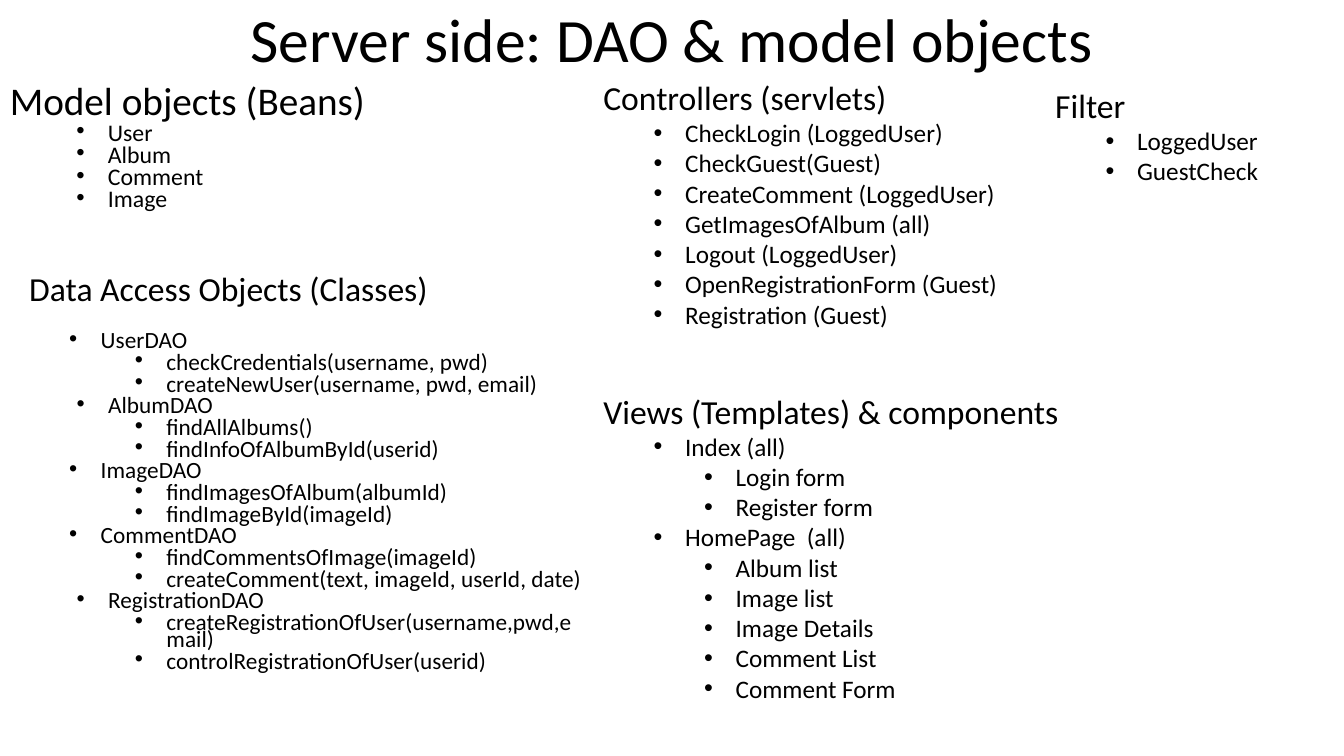
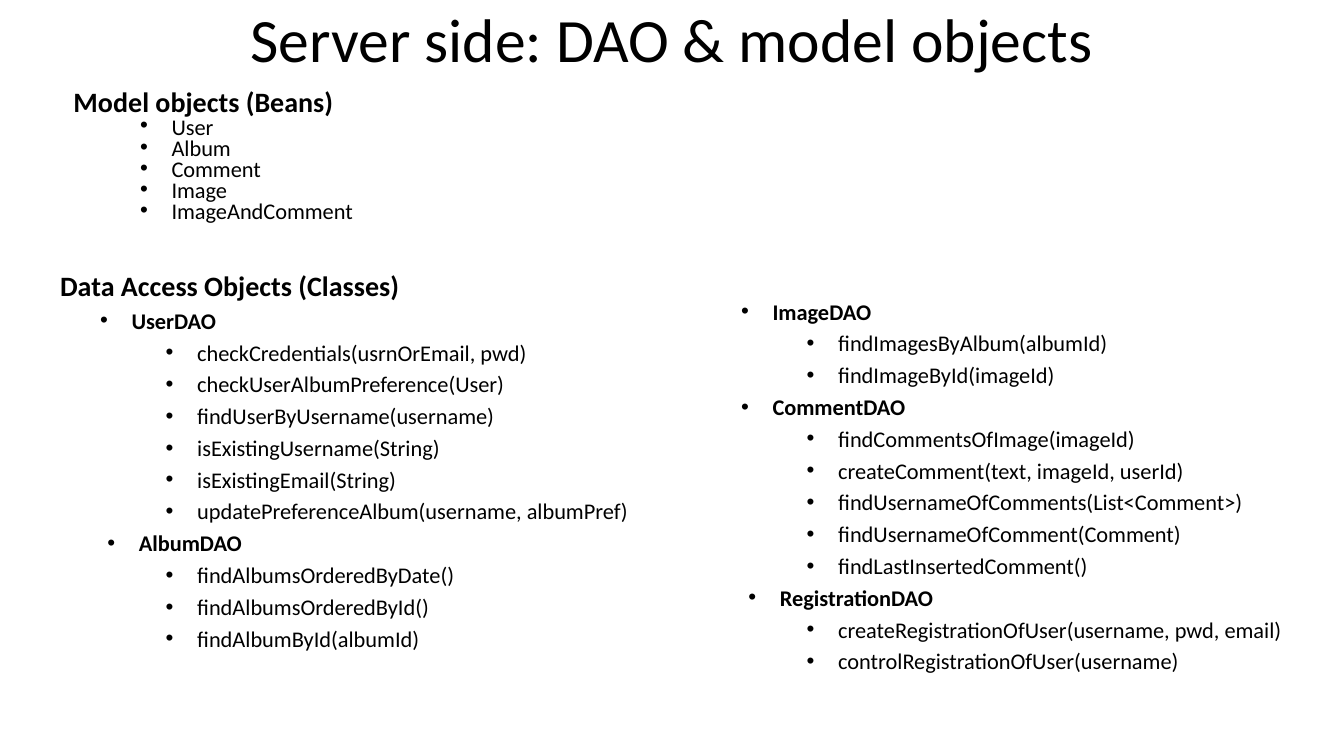
Before and after one commit to Giulsmoon/TecnologiePerIlWeb_Project1, a slide deck: slide 1 of Presentazioni Powerpoint/Progetto1_versione_RIA.pptx. Drawn at 1344x756 pixels with LibreOffice and Linux fonts; fonts in the diff are those of the drawing. Boxes give left, top, right and bottom in pixels: in the first picture for what was removed or moved away, otherwise in the second. Text is boxed around its words. In the diff, an @@ line names an element or a change of style, - is before the commit and + after.

```diff
--- a/Presentazioni Powerpoint/Progetto1_versione_RIA.pptx
+++ b/Presentazioni Powerpoint/Progetto1_versione_RIA.pptx
@@ text "Model objects (Beans)": place and size @@
-text "Model objects (Beans)" at bbox=[10, 86, 365, 211]
+text "Model objects (Beans)" at bbox=[73, 91, 353, 223]
@@ text removed at bbox=[603, 85, 997, 329] @@
-Controllers (servlets)
-  • CheckLogin (LoggedUser)
-  • CheckGuest(Guest)
-  • CreateComment (LoggedUser)
-  • GetImagesOfAlbum (all)
-  • Logout (LoggedUser)
-  • OpenRegistrationForm (Guest)
-  • Registration (Guest)
@@ text at bbox=[73, 91, 333, 202]: size 28 to 20 pt, bold on in "Model objects (Beans)"; size 17 to 16 pt in "User", "Album", "Comment", "Image" @@
@@ text removed at bbox=[1055, 94, 1258, 181] @@
-Filter
-  • LoggedUser
-  • GuestCheck
@@ text at bbox=[172, 200, 353, 223]: paragraph added @@
+  • ImageAndComment
@@ text "Data Access Objects (Classes)": place and size @@
-text "Data Access Objects (Classes)" at bbox=[29, 276, 580, 673]
+text "Data Access Objects (Classes)" at bbox=[60, 275, 628, 651]
@@ text at bbox=[60, 275, 399, 551]: size 24.1 to 20 pt in "Data Access Objects (Classes)"; bold on in "Data Access Objects (Classes)", "UserDAO", "AlbumDAO"; size 16.6 to 16 pt in "UserDAO", "AlbumDAO"; line spacing 0.6 to 1 @@
@@ text added at bbox=[773, 305, 1282, 673], 16 pt, text #000000 @@
+  • ImageDAO
+    • findImagesByAlbum(albumId)
+    • findImageById(imageId)
+  • CommentDAO
+    • findCommentsOfImage(imageId)
+    • createComment(text, imageId, userId)
+    • findUsernameOfComments(List<Comment>)
+    • findUsernameOfComment(Comment)
+    • findLastInsertedComment()
+  • RegistrationDAO
+    • createRegistrationOfUser(username, pwd, email)
+    • controlRegistrationOfUser(username)
@@ text at bbox=[197, 345, 628, 523]: text changed; size 16.6 to 16 pt @@
-    • checkCredentials(username, pwd)
-    • createNewUser(username, pwd, email)
+    • checkCredentials(usrnOrEmail, pwd)
+    • checkUserAlbumPreference(User)
+    • findUserByUsername(username)
+    • isExistingUsername(String)
+    • isExistingEmail(String)
+    • updatePreferenceAlbum(username, albumPref)
@@ text removed at bbox=[603, 399, 1058, 698] @@
-Views (Templates) & components
-  • Index (all)
-    • Login form
-    • Register form
-  • HomePage (all)
-    • Album list
-    • Image list
-    • Image Details
-    • Comment List
-    • Comment Form
@@ text at bbox=[197, 567, 454, 651]: text changed; size 16.6 to 16 pt @@
-    • findAllAlbums()
-    • findInfoOfAlbumById(userid)
-  • ImageDAO
-    • findImagesOfAlbum(albumId)
-    • findImageById(imageId)
-  • CommentDAO
-    • findCommentsOfImage(imageId)
-    • createComment(text, imageId, userId, date)
-  • RegistrationDAO
-    • createRegistrationOfUser(username,pwd,email)
-    • controlRegistrationOfUser(userid)
+    • findAlbumsOrderedByDate()
+    • findAlbumsOrderedById()
+    • findAlbumById(albumId)
```
Also in this commit, not shown: 2 other slides changed, 3 slides added, 1 slide removed, 10 other files.
